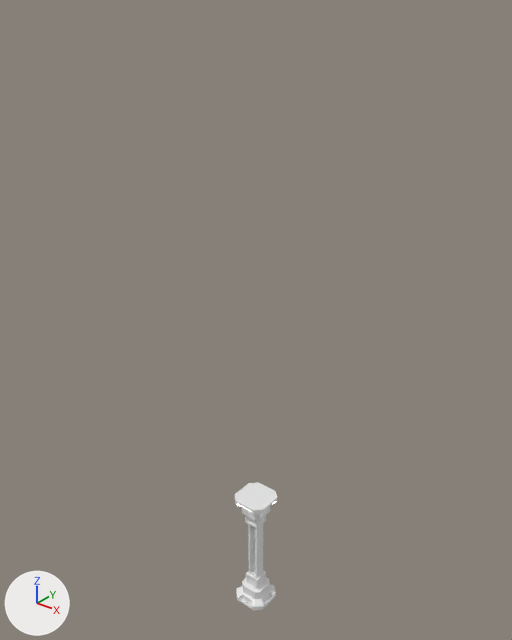
Two versions of the FBX model Assets/ExternalArt/Polygon - Sci-Fi Sundbox Kit/Models/ConveyorSystem/SM_Pillar_for_coveyor_splitter.fbx, one commit apart.
Rendered twice from a 50 mm lens placed at (13.17, -26.42, 16.95), pointed at (2.95, -13.65, 9.03). Arrows for +X, +Y and +Z are at lower left; the lights stay in place. Where no turn or scale is listed for an object, it has been applied to the vertices.

Names of what the first picture shows: 'SM_Pillar_for_coveyor_splitter'.
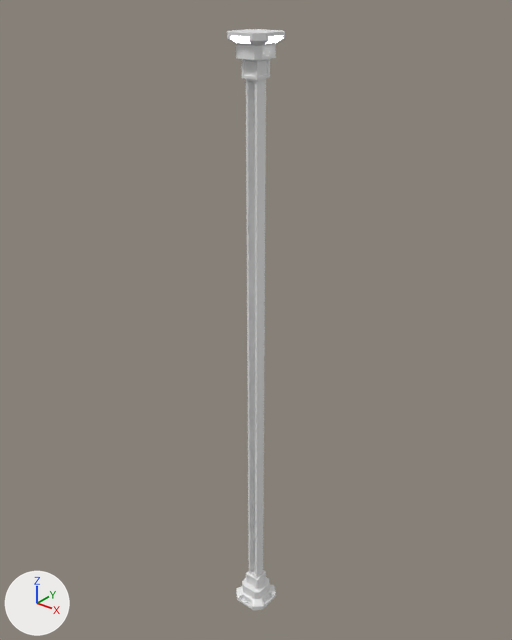
The newer file is also turned or shifted as a whole; pictures and numbers use the older file's frame.

The change, as JSON lines over the scene's bpy script:
```json
{"block": "me_cube_003", "where": "me_cube_003.from_pydata(...)  # 301 vertices, 285 faces; spans x -0.53..0.53, y -0.53..0.53, z 0.0..3.79"}
{"block": "me_cube_003", "where": "# used by ob_sm_pillar_for_coveyor_splitter; location = (3.27, -14.06, 0.0)"}
{"block": "me_cube_003", "change": "me_cube_003 part 1: the loose piece of 64 vertices spanning x -0.53..0.53, y -0.53..0.53, z 3.27..3.79 is moved by (0.0, 0.0, 12.13)"}
{"block": "me_cube_003", "change": "me_cube_003 part 2: all 52 vertices in x -0.21..0.21, y -0.21..0.21, z 2.77..3.29 are moved by (0.0, 0.0, 12.13)"}
```

Pixel boxes (x1, y1, x2, y2) of what changed, in the pictures (512 x 640 px; the box of a moved part takes in the faces that stretch with it):
```json
{"object": "SM_Pillar_for_coveyor_splitter", "change": "reshaped", "before": [235, 482, 277, 610], "after": [227, 29, 285, 610], "on screen": "37% wider, 351% taller"}
{"part": 1, "of": "me_cube_003", "change": "moved or reshaped", "before": [235, 482, 277, 520], "after": [227, 29, 285, 60]}
{"part": 2, "of": "me_cube_003", "change": "moved or reshaped", "before": [245, 515, 266, 532], "after": [242, 59, 270, 532]}
```
